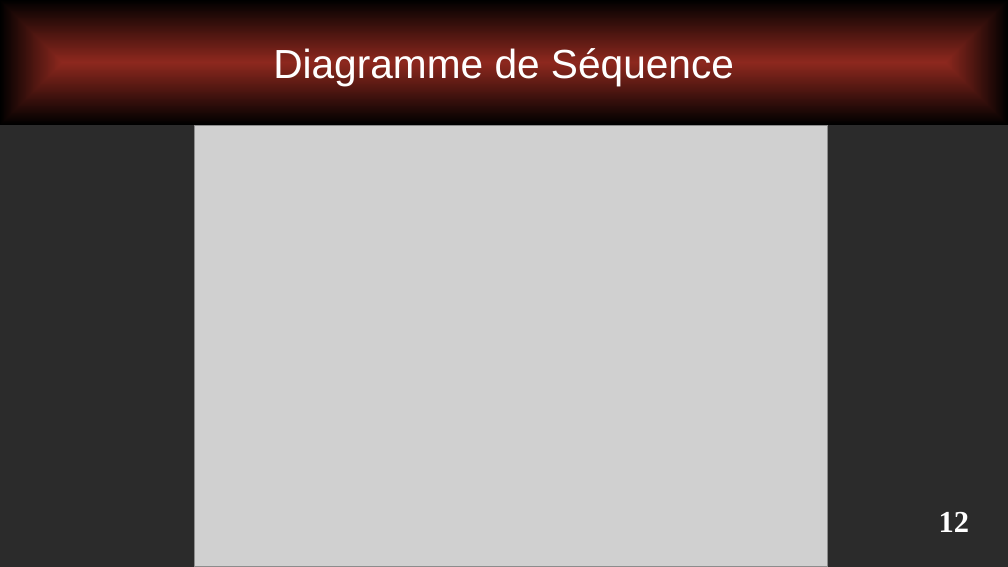
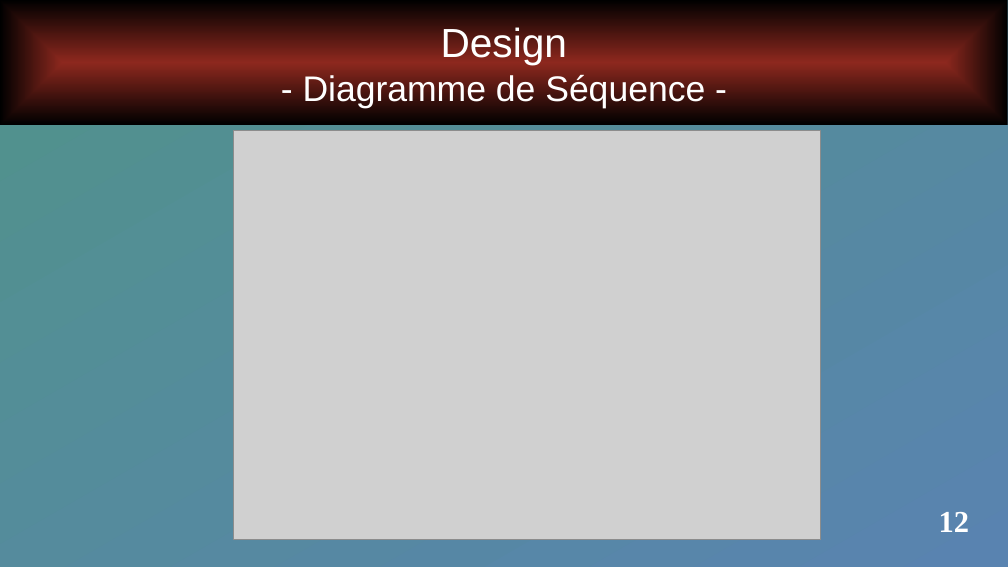
Before and after one commit to Arb4n/ADRAR-Repo-P3-2307, a slide deck: slide 12 of 230726OralProjetUMLMaquette/MeinProjekt_CDC.pptx. Drawn at 1008x567 pixels with LibreOffice and Linux fonts; fonts in the diff are those of the drawing; grey boxes stand for pictures; background and template pictures are left out; a plain dark background stands for a picture behind light text. Boxes give left, top, right and bottom in pixels: in the first picture for what was removed or moved away, otherwise in the second. Text is boxed around its words. In the diff, an @@ line names an element or a change of style, - is before the commit and + after.

```diff
--- a/230726OralProjetUMLMaquette/MeinProjekt_CDC.pptx
+++ b/230726OralProjetUMLMaquette/MeinProjekt_CDC.pptx
@@ background picture (left out) to gradient #50938A to #5983B0 @@
@@ text in rectangle at [303, 25, 705, 108]: text changed; size 32 to 28 pt @@
-Diagramme de Séquence
+Design
+- Diagramme de Séquence -
@@ picture: place and size @@
-picture at [195, 125, 829, 567]
+picture at [234, 131, 820, 540]
```
Also in this commit, not shown: 9 other slides changed, 4 slides added, 3 slides removed, 1 other file.
